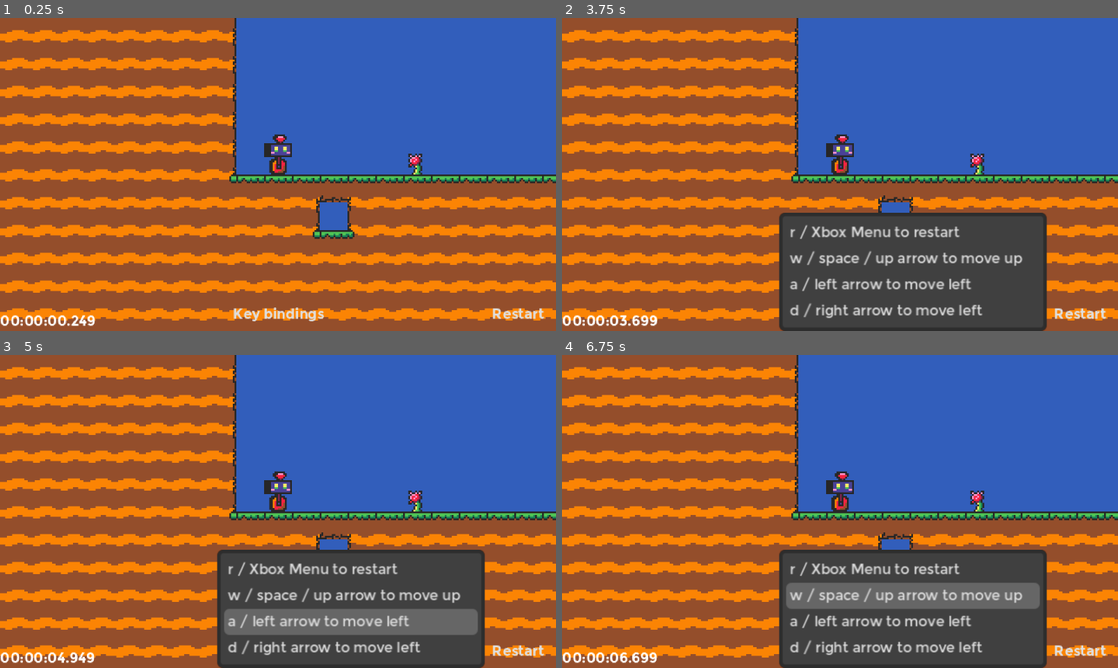
Above: before the commit, frames 1-4 (two rows, left to right).
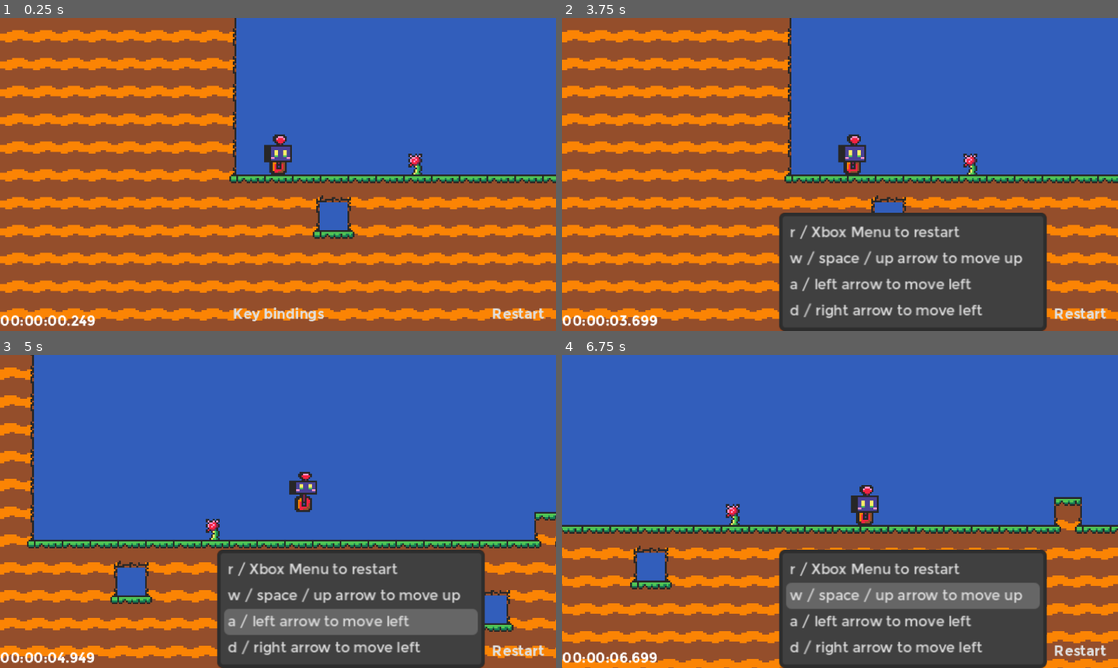
Above: after the commit, the same moments.

Repository: auroraanna/Find-Billy
Game: Godot game, scene res://levels/main.tscn
The game is run twice, just before and just after one commit, with the same random seed, the same clock (stepped at 60 frames per second) and the same inputs.
Inputs:
- Up to frame 1 (0.25 s): no input
- Up to frame 2 (3.75 s): click "Restart" at 0.5 s; click "Restart" at 1.25 s; click "Restart" at 2 s; click "Key bindings" at 2.75 s; hold Right (ui_right) from 3.53 s (still down)
- Up to frame 3 (5 s): keep holding Right (ui_right); tap Up (ui_up) at 3.77, 4.52 s
- Up to frame 4 (6.75 s): release Right (ui_right) at 5.03 s; hold Left (ui_left) 5.03-5.78 s; hold Right (ui_right) from 5.78 s (still down); tap Up (ui_up) at 6.02 s

The runs differ from the first frame. In frame 1, 0.2% of the frame differs, in the area x 47-53%, y 38-48%; in frame 2, 9.3%; in frame 3, 35%; in frame 4, 47%, in the area x 0-100%, y 0-100%.
Error before the commit: Parse Error: Identifier "stopwatch" not declared in the current scope. (res://characters/robert/default.gd:57)

Commit message:
fixed stopwatch variable not being defined

Diff:
--- a/characters/robert/default.gd
+++ b/characters/robert/default.gd
@@ -11,6 +11,7 @@
 
 @onready var sprite = $Sprite2D
 @onready var animationPlayer = $AnimationPlayer
+@onready var stopwatch = $CanvasLayer/Control/Stopwatch
 
 func _physics_process(delta):
 	var x_input = Input.get_action_strength("ui_right") - Input.get_action_strength("ui_left")
